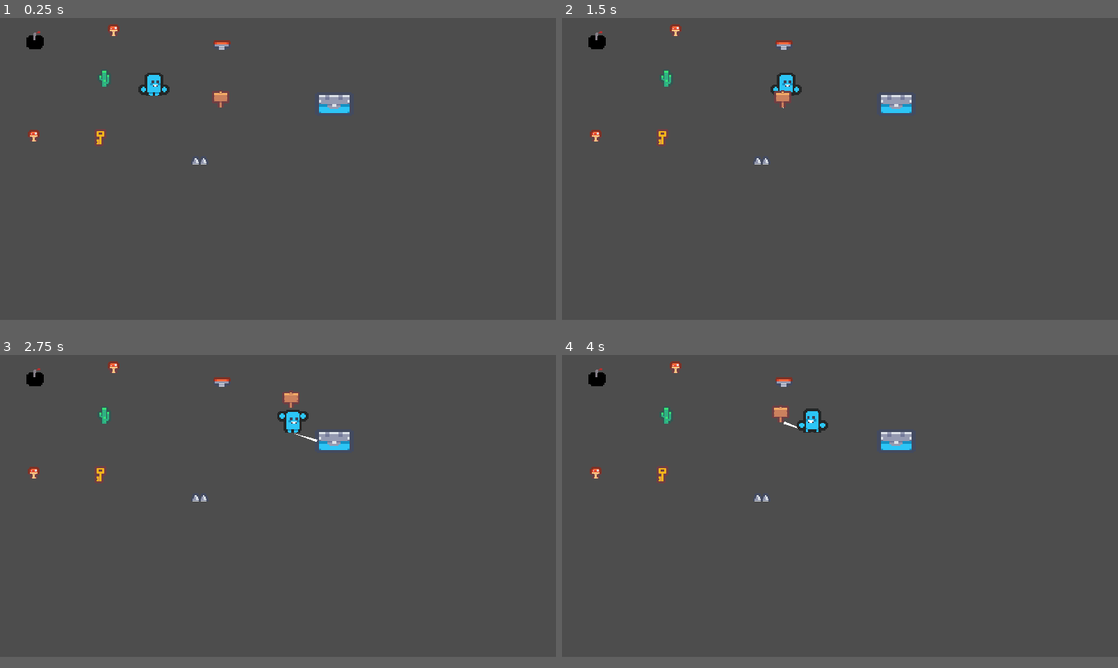
Above: before the commit, frames 1-4 (two rows, left to right).
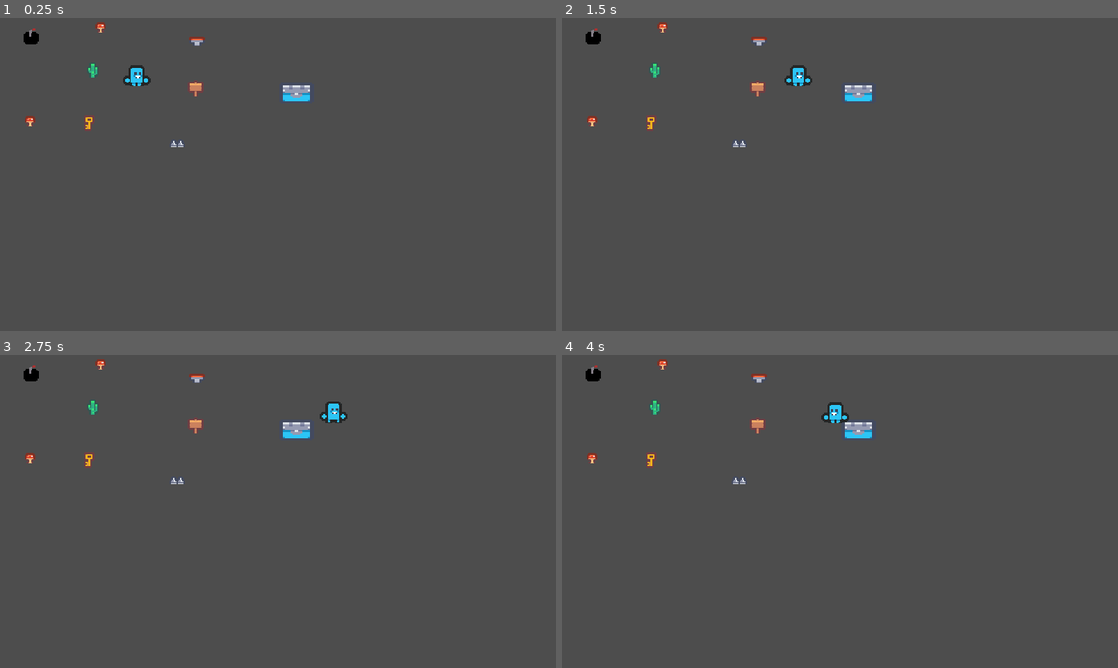
Above: after the commit, the same moments.

Repository: ClemiDouce/DualMotor
Game: Godot game, scene res://src/Stage/Stage.tscn
Same seed, same stepped clock (60 frames per second), same inputs: the game is played once before the commit and once after it.
Inputs (mouse positions are in pixels of both pictures, inside the frame that each line leads up to):
- Up to frame 1 (0.25 s): no input
- Up to frame 2 (1.5 s): tap Enter at 0.5 s; move the mouse to (962, 149) at 0.52 s; hold D (p1_right) 0.53-1.25 s; tap E (action_1) at 0.6 s; click (962, 149) at 0.67 s; drag from (728, 180) to (895, 102) at 1.27 s
- Up to frame 3 (2.75 s): tap Space at 2 s; move the mouse to (333, 433) at 2.02 s; hold D (p1_right) from 2.03 s (still down); tap Backspace at 2.1 s; tap E (action_1) at 2.3 s
- Up to frame 4 (4 s): release D (p1_right) at 2.75 s; drag from (812, 564) to (856, 423) at 2.77 s; tap Enter at 3.5 s; move the mouse to (1006, 549) at 3.52 s; hold A (p1_left) from 3.53 s (still down); tap F at 3.6 s; tap E (action_1) at 3.8 s
In our replay, the window is 800x450 before the commit and 800x466 after it. These sizes can differ from the game's own. Grey fills any space a smaller window leaves; there, only what the larger window draws over its background counts as a difference.

The runs differ from the first frame. In frame 1, 2.2% of the frame differs, in the area x 4-63%, y 1-47%; in frame 2, 2.1%; in frame 3, 2.2%; in frame 4, 2.3%.

Commit message:
add loupe and bounce

Diff:
--- a/project.godot
+++ b/project.godot
@@ -21,10 +21,11 @@
 
 [display]
 
-window/size/viewport_width=1280
-window/size/viewport_height=720
+window/size/viewport_width=480
+window/size/viewport_height=280
+window/size/window_width_override=1280
+window/size/window_height_override=720
 window/stretch/mode="canvas_items"
-window/stretch/scale=3.0
 
 [editor_plugins]
 
@@ -66,6 +67,7 @@
 2d_physics/layer_6="MotorEmplacement"
 2d_physics/layer_7="Motor"
 2d_physics/layer_8="DropZone"
+2d_physics/layer_9="Loupe"
 
 [rendering]
 
--- /dev/null
+++ b/src/Loupe/Loupe.gd
@@ -0,0 +1,34 @@
+extends Node2D
+class_name SocleLoupe
+
+@onready var loupe: CharacterBody2D = $Loupe
+@onready var ray_cast_2d: RayCast2D = $RayCast2D
+@onready var spring_timer: Timer = $Timer
+
+var is_taken: bool:
+	get:
+		return player != null
+
+var distance_to_magn: float:
+	get:
+		return loupe.position.length()
+
+var player: Player = null
+
+func take(new_owner: Player):
+	player = new_owner
+
+func release():
+	player = null
+	var tweener = create_tween().tween_property(loupe, "position", Vector2.ZERO, 0.5)
+	tweener.set_ease(Tween.EASE_OUT)
+	tweener.set_trans(Tween.TRANS_BOUNCE)
+
+
+func _process(delta: float):
+	var spring = loupe.global_position.direction_to(position)
+	ray_cast_2d.target_position = loupe.position
+
+	if is_taken:
+		$Force.target_position = spring * distance_to_magn
+		player.contrainte = spring * distance_to_magn
--- /dev/null
+++ b/src/Loupe/Loupe.tscn
@@ -0,0 +1,38 @@
+[gd_scene load_steps=5 format=3 uid="uid://b4cddx6q6lunt"]
+
+[ext_resource type="Script" path="res://src/Loupe/Loupe.gd" id="1_j4vti"]
+[ext_resource type="Texture2D" uid="uid://dlpsj3em4h2bp" path="res://icon.svg" id="2_1pc7a"]
+[ext_resource type="Script" path="res://src/Loupe/LoupeObject.gd" id="2_hcb04"]
+
+[sub_resource type="RectangleShape2D" id="RectangleShape2D_ihy4j"]
+size = Vector2(34, 35)
+
+[node name="Socle" type="Node2D"]
+script = ExtResource("1_j4vti")
+
+[node name="Loupe" type="CharacterBody2D" parent="."]
+collision_layer = 256
+collision_mask = 0
+script = ExtResource("2_hcb04")
+
+[node name="Sprite2D" type="Sprite2D" parent="Loupe"]
+scale = Vector2(0.3, 0.3)
+texture = ExtResource("2_1pc7a")
+
+[node name="CollisionShape2D" type="CollisionShape2D" parent="Loupe"]
+position = Vector2(0, -0.5)
+shape = SubResource("RectangleShape2D_ihy4j")
+
+[node name="RayCast2D" type="RayCast2D" parent="."]
+collide_with_bodies = false
+
+[node name="Force" type="RayCast2D" parent="."]
+modulate = Color(0.823529, 0.0666667, 0.317647, 1)
+collision_mask = 0
+collide_with_bodies = false
+
+[node name="Timer" type="Timer" parent="."]
+one_shot = true
+
+[connection signal="released" from="Loupe" to="." method="release"]
+[connection signal="taken" from="Loupe" to="." method="take"]
--- /dev/null
+++ b/src/Loupe/LoupeObject.gd
@@ -0,0 +1,17 @@
+extends CharacterBody2D
+class_name Loupe
+
+signal taken
+signal released
+
+var contrainte : Vector2 = Vector2.ZERO
+
+func take(new_owner: Player):
+	taken.emit(new_owner)
+
+func release():
+	released.emit()
+
+func _process(delta: float):
+	velocity += contrainte
+	move_and_slide()
--- a/src/Player/Player.gd
+++ b/src/Player/Player.gd
@@ -10,13 +10,13 @@
 var motor_part : Node2D = null
 var STRENGTH = 200
 var direction : Vector2 = Vector2.ZERO
+var contrainte : Vector2 = Vector2.ZERO
 
 var is_stunned = false
 var is_occupied: bool:
 	get:
 		return motor_part != null
-
-const SPEED = 75.0
+@export var SPEED : float = 75.0
 
 func _ready() -> void:
 	sprite.sprite_frames = load("res://src/Player/player_"+ str(player_number+1) +"_spriteframe.tres")
@@ -40,6 +40,8 @@
 			motor_part.global_position = motor_part_marker.global_position
 	else:
 		self.velocity = self.velocity.move_toward(Vector2.ZERO, 1)
+
+	velocity += contrainte
 	move_and_slide()
 
 func _process(_delta: float) -> void:
@@ -55,8 +57,8 @@
 
 func get_near_motorpart() -> MotorPart:
 	var close_elements = grab_area.get_overlapping_bodies()
-
-	# Get closest
+	print(close_elements)
+	# Get closest²
 	if close_elements.size() > 0:
 		# Stocker le premier element recupéré
 		var temp_nearest : Node2D = null
@@ -106,6 +108,10 @@
 	if motor_part == null: # Si pas d'objet dans les mains
 		var near_motor_part = get_near_motorpart()
 		if near_motor_part:
+			if near_motor_part is Loupe:
+				print("Tu sais pas ce que tu loupe")
+				(near_motor_part as Loupe).take(self)
+
 			self.motor_part = near_motor_part
 	else: # Si objet déja dans les mains
 		if motor_part is MotorPart:
@@ -122,5 +128,7 @@
 		elif motor_part is Motor:
 			self.motor_part.global_position = $ThrowMarker.global_position
 			(motor_part as Motor).detect_drop_zone()
-
+		elif motor_part is Loupe:
+			contrainte = Vector2.ZERO
+			(motor_part as Loupe).release()
 		self.motor_part = null
--- a/src/Player/Player.tscn
+++ b/src/Player/Player.tscn
@@ -36,9 +36,9 @@
 position = Vector2(0, -8)
 
 [node name="GrabArea" type="Area2D" parent="."]
-position = Vector2(0, -8)
+position = Vector2(2, -10)
 collision_layer = 0
-collision_mask = 66
+collision_mask = 322
 
 [node name="CollisionShape2D" type="CollisionShape2D" parent="GrabArea"]
 scale = Vector2(1.40239, 1.27261)
--- a/src/Stage/Stage.tscn
+++ b/src/Stage/Stage.tscn
@@ -11,10 +11,10 @@
 point_count = 2
 
 [sub_resource type="RectangleShape2D" id="RectangleShape2D_qju13"]
-size = Vector2(10, 379)
+size = Vector2(9, 283)
 
 [sub_resource type="RectangleShape2D" id="RectangleShape2D_k2wij"]
-size = Vector2(538, 9)
+size = Vector2(483, 9)
 
 [sub_resource type="RectangleShape2D" id="RectangleShape2D_fe1od"]
 size = Vector2(73, 38)
@@ -32,38 +32,41 @@
 width_curve = SubResource("Curve_2rxnb")
 
 [node name="Player" parent="." instance=ExtResource("1_schre")]
+y_sort_enabled = true
 position = Vector2(118, 68)
 player_number = 0
+SPEED = 120.0
 
 [node name="Walls" type="Node2D" parent="."]
 
 [node name="StaticBody2D" type="StaticBody2D" parent="Walls"]
 
 [node name="CollisionShape2D" type="CollisionShape2D" parent="Walls/StaticBody2D"]
-position = Vector2(-5, 188)
+position = Vector2(5, 144)
 shape = SubResource("RectangleShape2D_qju13")
 
 [node name="StaticBody2D2" type="StaticBody2D" parent="Walls"]
 position = Vector2(528, 0)
 
 [node name="CollisionShape2D" type="CollisionShape2D" parent="Walls/StaticBody2D2"]
-position = Vector2(-5, 188)
+position = Vector2(-51.5, 143.5)
 shape = SubResource("RectangleShape2D_qju13")
 
 [node name="StaticBody2D3" type="StaticBody2D" parent="Walls"]
 
 [node name="CollisionShape2D" type="CollisionShape2D" parent="Walls/StaticBody2D3"]
-position = Vector2(259, -5.5)
+position = Vector2(242.5, 4)
 shape = SubResource("RectangleShape2D_k2wij")
 
 [node name="StaticBody2D4" type="StaticBody2D" parent="Walls"]
 position = Vector2(0, 387)
 
 [node name="CollisionShape2D" type="CollisionShape2D" parent="Walls/StaticBody2D4"]
-position = Vector2(259, -5.5)
+position = Vector2(241, -106)
 shape = SubResource("RectangleShape2D_k2wij")
 
 [node name="Zones" type="Node2D" parent="."]
+position = Vector2(97, 39)
 
 [node name="DropZone" type="Area2D" parent="Zones"]
 position = Vector2(190, 185)
--- /dev/null
+++ b/src/Stage/test_loupe.tscn
@@ -0,0 +1,14 @@
+[gd_scene load_steps=3 format=3 uid="uid://co63f45tq8uru"]
+
+[ext_resource type="PackedScene" uid="uid://mt3051ftkf07" path="res://src/Player/Player.tscn" id="1_cf351"]
+[ext_resource type="PackedScene" uid="uid://b4cddx6q6lunt" path="res://src/Loupe/Loupe.tscn" id="2_fscp7"]
+
+[node name="TestLoupe" type="Node2D"]
+position = Vector2(0, -1)
+
+[node name="Player" parent="." instance=ExtResource("1_cf351")]
+player_number = 0
+SPEED = 120.0
+
+[node name="Socle" parent="." instance=ExtResource("2_fscp7")]
+position = Vector2(73, 71)
Not shown, changed: kanban_tasks_data.kanban
Not shown, added: procedure_loupe.md
